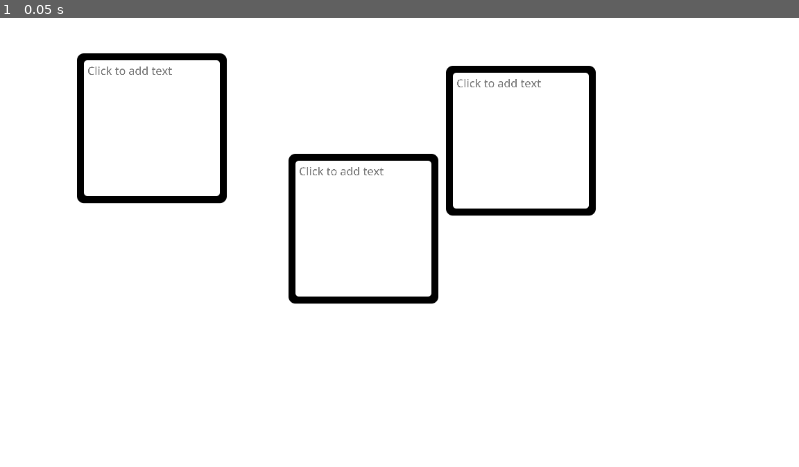
Above: before the commit, frame 1.
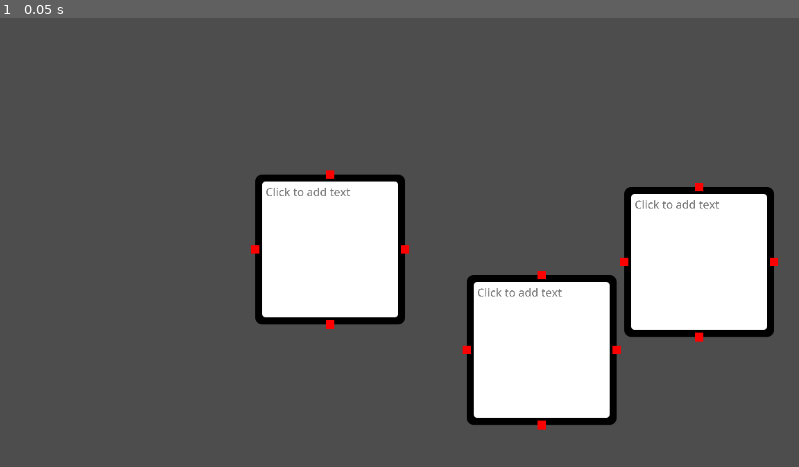
Above: after the commit, the same moment.

Repository: Shuflduf/Flow-Chart
Game: Godot game, scene res://scenes/main.tscn
Same seed, same stepped clock (60 frames per second), same inputs: the game is played once before the commit and once after it. The engine's default icon, where the game draws it, is replaced by a stand-in: a white triangle on a blue panel in a dark square.
Inputs:
- Up to frame 1 (0.05 s): no input

The runs differ from the first frame. In frame 1, 85% of the frame differs, in the area x 0-100%, y 0-100%.

Commit message:
i need help with viewports

Diff:
--- a/scenes/chart.tscn
+++ b/scenes/chart.tscn
@@ -1,19 +1,16 @@
-[gd_scene load_steps=4 format=3 uid="uid://ecmwxqsguydy"]
+[gd_scene load_steps=3 format=3 uid="uid://ecmwxqsguydy"]
 
 [ext_resource type="Script" path="res://scripts/main.gd" id="1_pes5c"]
 [ext_resource type="PackedScene" uid="uid://bt8ik1p2capsh" path="res://scenes/node.tscn" id="1_rjsrk"]
 
-[sub_resource type="StyleBoxFlat" id="StyleBoxFlat_l7x4y"]
-bg_color = Color(1, 1, 1, 1)
-
-[node name="Panel" type="Panel"]
-z_index = -4096
+[node name="Panel" type="Control"]
+layout_mode = 3
 anchors_preset = 15
 anchor_right = 1.0
 anchor_bottom = 1.0
 grow_horizontal = 2
 grow_vertical = 2
-theme_override_styles/panel = SubResource("StyleBoxFlat_l7x4y")
+mouse_filter = 1
 script = ExtResource("1_pes5c")
 
 [node name="Node" parent="." instance=ExtResource("1_rjsrk")]
@@ -22,6 +19,8 @@
 offset_top = 221.152
 offset_right = 284.488
 offset_bottom = 221.848
+grow_horizontal = 2
+grow_vertical = 2
 
 [node name="Node2" parent="." instance=ExtResource("1_rjsrk")]
 layout_mode = 1
@@ -38,3 +37,4 @@
 offset_bottom = 239.848
 
 [connection signal="gui_input" from="." to="." method="_on_gui_input"]
+[connection signal="mouse_entered" from="." to="." method="_on_mouse_entered"]
--- a/scenes/main.tscn
+++ b/scenes/main.tscn
@@ -1,41 +1,51 @@
 [gd_scene load_steps=4 format=3 uid="uid://capk7rweurlfj"]
 
 [ext_resource type="PackedScene" uid="uid://ecmwxqsguydy" path="res://scenes/chart.tscn" id="1_v8b4m"]
-
-[sub_resource type="ViewportTexture" id="ViewportTexture_wj12d"]
-viewport_path = NodePath("SubViewport")
+[ext_resource type="Script" path="res://scripts/backround.gd" id="2_cvur7"]
 
 [sub_resource type="StyleBoxFlat" id="StyleBoxFlat_tk7o7"]
 bg_color = Color(1, 1, 1, 1)
 
 [node name="Node2D" type="Node2D"]
 
-[node name="SubViewport" type="SubViewport" parent="."]
+[node name="Camera2D" type="Camera2D" parent="."]
+
+[node name="CanvasLayer" type="CanvasLayer" parent="Camera2D"]
+layer = -128
+visible = false
+
+[node name="BG" type="Panel" parent="Camera2D/CanvasLayer" node_paths=PackedStringArray("chart")]
+z_index = -4096
+anchors_preset = -1
+anchor_right = 3.333
+anchor_bottom = 3.333
+offset_left = -1504.0
+offset_top = -827.0
+offset_right = -1503.62
+offset_bottom = -826.784
+grow_horizontal = 2
+grow_vertical = 2
+theme_override_styles/panel = SubResource("StyleBoxFlat_tk7o7")
+script = ExtResource("2_cvur7")
+chart = NodePath("../../../SubViewportContainer/SubViewport/Chart")
+
+[node name="SubViewportContainer" type="SubViewportContainer" parent="."]
+anchors_preset = 15
+anchor_right = 1.0
+anchor_bottom = 1.0
+offset_right = 1152.0
+offset_bottom = 656.0
+grow_horizontal = 2
+grow_vertical = 2
+mouse_filter = 2
+
+[node name="SubViewport" type="SubViewport" parent="SubViewportContainer"]
+transparent_bg = true
 physics_object_picking = true
 physics_object_picking_sort = true
 size = Vector2i(1920, 1080)
 size_2d_override_stretch = true
 
-[node name="Panel" parent="SubViewport" instance=ExtResource("1_v8b4m")]
+[node name="Chart" parent="SubViewportContainer/SubViewport" instance=ExtResource("1_v8b4m")]
 
-[node name="Sprite2D" type="Sprite2D" parent="."]
-position = Vector2(2, 0)
-texture = SubResource("ViewportTexture_wj12d")
-
-[node name="Camera2D" type="Camera2D" parent="."]
-position = Vector2(-317, -153)
-
-[node name="CanvasLayer" type="CanvasLayer" parent="Camera2D"]
-layer = -128
-
-[node name="Panel" type="Panel" parent="Camera2D/CanvasLayer"]
-z_index = -4096
-anchors_preset = -1
-anchor_right = 3.333
-anchor_bottom = 3.333
-offset_right = 0.383789
-offset_bottom = 0.21582
-grow_horizontal = 2
-grow_vertical = 2
-mouse_filter = 2
-theme_override_styles/panel = SubResource("StyleBoxFlat_tk7o7")
+[connection signal="gui_input" from="Camera2D/CanvasLayer/BG" to="Camera2D/CanvasLayer/BG" method="_on_gui_input"]
--- a/scenes/node.tscn
+++ b/scenes/node.tscn
@@ -106,4 +106,5 @@
 texture = ExtResource("2_ye5ua")
 
 [connection signal="gui_input" from="." to="." method="_on_gui_input"]
+[connection signal="mouse_entered" from="." to="." method="_on_mouse_entered"]
 [connection signal="focus_exited" from="MarginContainer/PanelContainer/MarginContainer/TextEdit" to="." method="_on_text_edit_focus_exited"]
--- /dev/null
+++ b/scripts/backround.gd
@@ -0,0 +1,10 @@
+extends Panel
+
+@export var chart: Control
+
+func _on_gui_input(event):
+	if event.is_action_pressed("mouse_left"):
+		print("backround")
+		for child in get_children():
+			if child is FlowChartNode:
+				child._on_text_edit_focus_exited()
--- a/scripts/main.gd
+++ b/scripts/main.gd
@@ -12,12 +12,10 @@
 			move_grid()
 
 func _ready():
-	get_tree().root.get_viewport().size_changed.connect(func(): _viewport_size_changed())
-
 	for child in get_children():
 		if child is FlowChartNode:
 			child.z_index = Global.node_count
-			child.picked_up.connect(move_all_nodes_down)
+			child.picked_up.connect(func(): move_all_nodes_down())
 			Global.node_count += 1
 			Global.nodes_indicies.push_front(child.z_index)
 
@@ -31,15 +29,3 @@
 func move_grid():
 	grid_pos = actual_pos / Global.settings.grid_resolution
 	Global.active_node.global_position = grid_pos * Global.settings.grid_resolution
-
-func _on_gui_input(event):
-	if event.is_action_pressed("mouse_left"):
-		print("backround")
-		for child in get_children():
-			if child is FlowChartNode:
-				child._on_text_edit_focus_exited()
-
-func _viewport_size_changed():
-	for child in get_children():
-		if child is FlowChartNode:
-			child.update_handles_position()
--- a/scripts/node.gd
+++ b/scripts/node.gd
@@ -66,3 +66,8 @@
 	handles.get_children()[1].position = Vector2(size.x / 2, size.y)
 	handles.get_children()[2].position = Vector2(size.x, size.y / 2)
 	handles.get_children()[3].position = Vector2(size.x / 2, 0)
+
+
+
+func _on_mouse_entered():
+	pass # Replace with function body.
